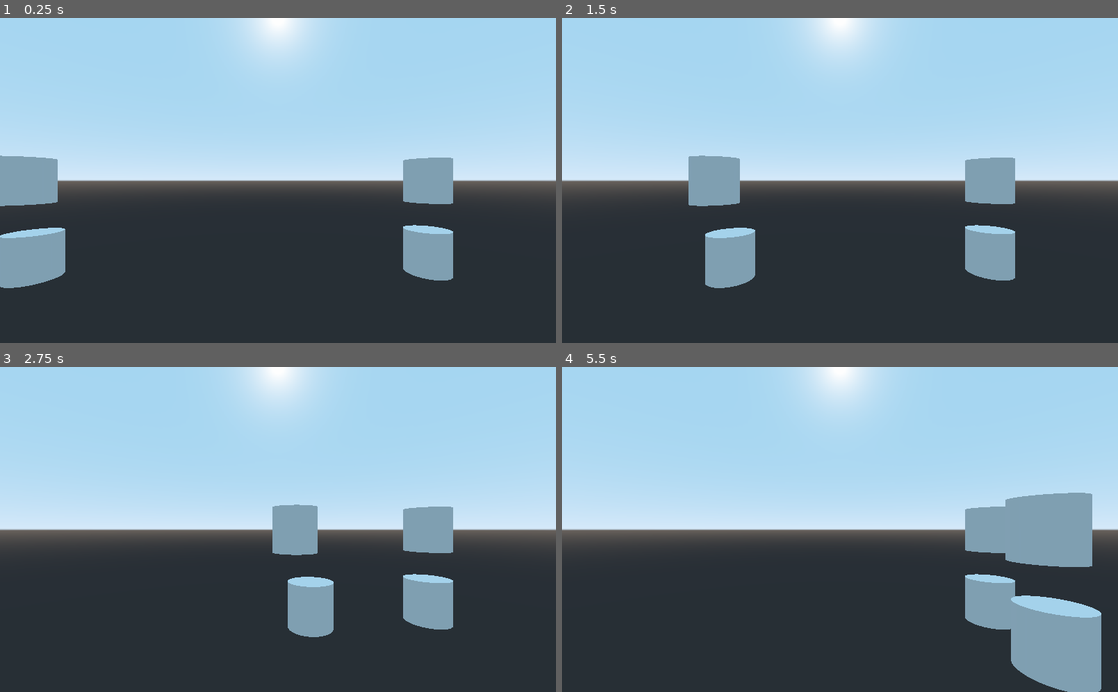
Above: before the commit, frames 1-4 (two rows, left to right).
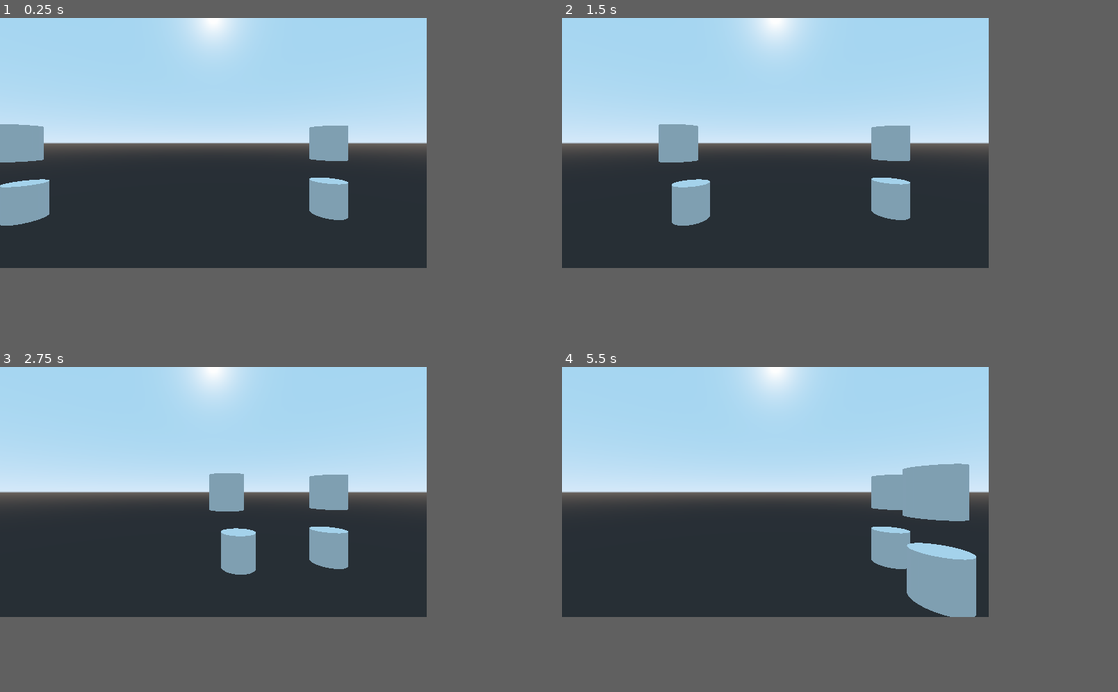
Above: after the commit, the same moments.

Repository: Lcbx/Godot_SmoothMovement
Game: Godot game, scene res://SmoothMovementTests.tscn
The game is run twice, just before and just after one commit, with the same random seed, the same clock (stepped at 60 frames per second) and the same inputs.
Inputs:
- Up to frame 1 (0.25 s): no input
- Up to frame 2 (1.5 s): no input
- Up to frame 3 (2.75 s): no input
- Up to frame 4 (5.5 s): no input
In our replay, the window is 800x468 before the commit and 614x360 after it. These sizes can differ from the game's own. Grey fills any space a smaller window leaves; there, only what the larger window draws over its background counts as a difference.

The runs differ from the first frame. In frame 1, 33% of the frame differs, in the area x 0-100%, y 0-84%; in frame 2, 33%; in frame 3, 33%; in frame 4, 38%, in the area x 0-100%, y 0-100%.

Commit message:
class_name keyword for easier re-use + cleanup + README update

Diff:
--- a/ImprovedMovement.gd
+++ b/ImprovedMovement.gd
@@ -1,23 +1,31 @@
 extends KinematicBody
 
+class_name ImprovedKinematicBody
 
-var velocity = Vector3.RIGHT * 5.0
+var velocity : Vector3
 
-var physicsTranslation = Vector3.ZERO
-var physicsUpdate = 0
+var _physicsTranslation = Vector3.ZERO
+var _physicsUpdate = 0
+
+func _getTime():
+	return OS.get_ticks_usec() / 1000000.0
 
 func _physics_process(delta):
-	var now = OS.get_ticks_usec() / 1000000.0
-	if physicsTranslation != Vector3.ZERO:
-		self.translation = physicsTranslation
-	velocity = move_and_slide_with_snap(velocity, Vector3.DOWN, Vector3.UP, true, 1, deg2rad(45), false)
-	physicsTranslation = self.translation
-	physicsUpdate = OS.get_ticks_usec() / 1000000.0
+	if _physicsTranslation != Vector3.ZERO:
+		self.translation = _physicsTranslation
 
-	print("improved ", self.translation)
+	_implementMovement(delta)
+
+	_physicsTranslation = self.translation
+	_physicsUpdate = _getTime()
 
 func _process(delta):
-	var now = OS.get_ticks_usec() / 1000000.0
-	var diff =  now - physicsUpdate
-	if physicsTranslation != Vector3.ZERO:
-		self.translation = physicsTranslation + velocity * diff
+	var now = _getTime()
+	var diff =  now - _physicsUpdate
+	if _physicsTranslation != Vector3.ZERO:
+		self.translation = _physicsTranslation + velocity * diff
+
+func _implementMovement(delta):
+	# implement movement here. Ex:
+	#velocity = move_and_slide_with_snap(velocity, Vector3.DOWN, Vector3.UP, true, 1, deg2rad(45), false)
+	pass
--- a/SmoothMovementTests.tscn
+++ b/SmoothMovementTests.tscn
@@ -1,6 +1,4 @@
 [gd_scene load_steps=6 format=2]
-
-[ext_resource path="res://ImprovedMovement.gd" type="Script" id=1]
 
 [sub_resource type="GDScript" id=1]
 script/source = "extends Spatial
@@ -12,9 +10,14 @@
 	Engine.iterations_per_second = 8
 	Engine.target_fps = 60
 
-	# to center window
-	# if you have a better way, I'm interested
-	var screen_size = OS.get_screen_size()
+	# take first window
+	OS.current_screen = 0
+
+	# use native window size
+	var screen_size = OS.get_screen_size(0)
+	OS.set_window_size(screen_size*0.6)
+
+	# center the window
 	var window_size = OS.get_window_size()
 	OS.set_window_position(screen_size*0.5 - window_size*0.5)
 "
@@ -34,6 +37,18 @@
 
 [sub_resource type="CylinderMesh" id=4]
 
+[sub_resource type="GDScript" id=5]
+script/source = "extends ImprovedKinematicBody
+
+func _ready():
+	velocity = Vector3.RIGHT * 5.0
+
+# see ImprovedKinematicBody.gd
+func _implementMovement(delta):
+	velocity = move_and_slide_with_snap(velocity, Vector3.DOWN, Vector3.UP, true, 1, deg2rad(45), false)
+	print(\"improved \", self.translation)
+"
+
 [node name="TestScene" type="Spatial"]
 script = SubResource( 1 )
 
@@ -50,7 +65,7 @@
 
 [node name="Improved" type="KinematicBody" parent="."]
 transform = Transform( 1, 0, 0, 0, 1, 0, 0, 0, 1, 0, -3.3, 0 )
-script = ExtResource( 1 )
+script = SubResource( 5 )
 
 [node name="CollisionShape" type="CollisionShape" parent="Improved"]
 shape = SubResource( 3 )
--- a/project.godot
+++ b/project.godot
@@ -8,9 +8,14 @@
 
 config_version=4
 
-_global_script_classes=[  ]
+_global_script_classes=[ {
+"base": "KinematicBody",
+"class": "ImprovedKinematicBody",
+"language": "GDScript",
+"path": "res://ImprovedMovement.gd"
+} ]
 _global_script_class_icons={
-
+"ImprovedKinematicBody": ""
 }
 
 [application]
Not shown, changed: README.md
